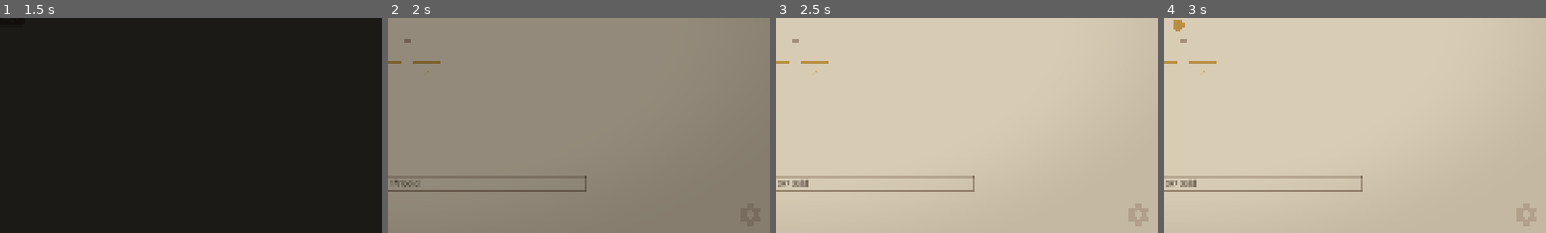
Above: before the commit, frames 1-4 (left to right).
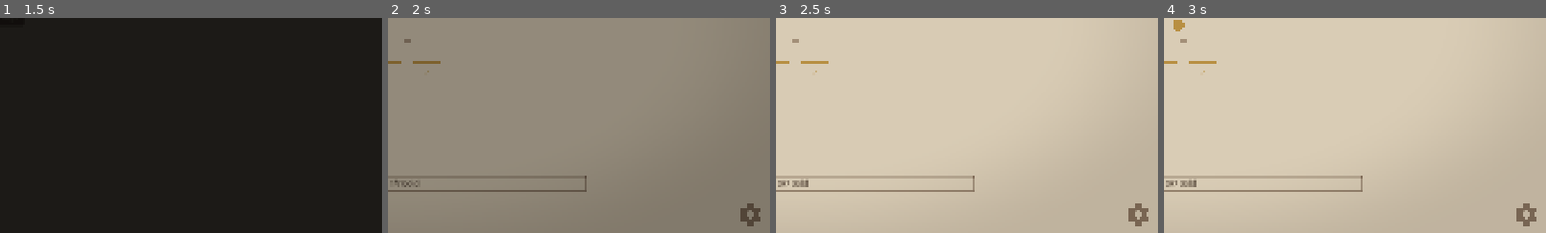
Above: after the commit, the same moments.

Repository: kjbrown-sandbox/pleenko
Game: Godot game, scene res://entities/main_menu/main_menu.tscn
Two runs of this game, one before a commit and one after it. Both use one fixed random seed, a clock stepped at 60 frames per second and the inputs below.
Inputs (mouse positions are % of the whole screen's width and height, from its top left):
- Up to frame 1 (1.5 s): click "Campaign" at 0.5 s; click "Campaign" at 1.25 s
- Up to frame 2 (2 s): no input
- Up to frame 3 (2.5 s): tap Enter at 2 s; move the mouse to (72, 45) at 2.02 s; hold Right (board_right) from 2.03 s (still down); hold Space (drop_coin) from 2.03 s (still down); click (72, 45) at 2.17 s
- Up to frame 4 (3 s): move the mouse to (30, 55) at 2.77 s; release Right (board_right) at 2.78 s; release Space (drop_coin) at 2.78 s; hold Down (challenges_down) from 2.78 s (still down); tap 1 (drop_unrefined) at 2.85 s
The pictures show only the part of the screen within x 50-100%, y 50-100%; the shares and areas given below are measured in that part.

Frame 1 is identical in both runs. In frame 2, 0.3% of the frame differs, in the area x 92-98%, y 86-97%; in frame 3, 0.3%; in frame 4, 0.3%.

Commit message:
Update some icon colors, bucket colors

Diff:
--- a/entities/bucket/bucket.gd
+++ b/entities/bucket/bucket.gd
@@ -42,7 +42,7 @@
 
 func mark_hit() -> void:
 	_is_hit = true
-	var hit_color: Color = ThemeProvider.theme.resolve(VisualTheme.Palette.BG_6)
+	var hit_color: Color = ThemeProvider.theme.hit_bucket_color
 	_base_material.albedo_color = hit_color
 	_label.modulate = hit_color
 
@@ -77,7 +77,7 @@
 	skull.transparent = true
 	var mat := ShaderMaterial.new()
 	mat.shader = SpriteTintShader
-	mat.set_shader_parameter("tint_color", t.resolve(VisualTheme.Palette.BG_6))
+	mat.set_shader_parameter("tint_color", t.hit_bucket_color)
 	mat.set_shader_parameter("icon_texture", SkullTexture)
 	skull.material_override = mat
 	add_child(skull)
--- a/entities/icon/icon.gd
+++ b/entities/icon/icon.gd
@@ -15,7 +15,7 @@
 	texture_normal = icon_texture
 	var mat := ShaderMaterial.new()
 	mat.shader = IconTintShader
-	mat.set_shader_parameter("tint_color", ThemeProvider.theme.resolve(color_source))
+	mat.set_shader_parameter("tint_color", ThemeProvider.theme.button_disabled_text_color)
 	material = mat
 	if interactive:
 		mouse_entered.connect(_on_mouse_entered)
@@ -30,4 +30,4 @@
 
 
 func _on_mouse_exited() -> void:
-	(material as ShaderMaterial).set_shader_parameter("tint_color", ThemeProvider.theme.resolve(color_source))
+	(material as ShaderMaterial).set_shader_parameter("tint_color", ThemeProvider.theme.button_disabled_text_color)
--- a/style_lab/presets/nier_parchment.tres
+++ b/style_lab/presets/nier_parchment.tres
@@ -24,6 +24,7 @@
 background_source = 5
 ambient_light_source = 3
 directional_light_source = 4
+hit_bucket_source = 15
 normal_text_source = 0
 body_text_source = 2
 overlay_opacity = 0.5
@@ -38,6 +39,5 @@
 button_border_source = 2
 board_glow_opacity = 0.03
 vignette_enabled = true
-vignette_intensity = 0.12
 vignette_radius = 0.7
 vignette_softness = 0.5
--- a/style_lab/visual_theme.gd
+++ b/style_lab/visual_theme.gd
@@ -56,6 +56,7 @@
 @export var directional_light_source: Palette = Palette.BG_6
 @export var peg_color_source: Palette = Palette.BG_4
 @export var high_multiplier_source: Palette = Palette.RED_LIGHT
+@export var hit_bucket_source: Palette = Palette.BG_6            # color for hit/target/forbidden buckets
 @export var normal_text_source: Palette = Palette.BG_6
 @export var body_text_source: Palette = Palette.BG_4
 @export var at_cap_text_source: Palette = Palette.RED_LIGHT
@@ -221,6 +222,8 @@
 	get: return resolve(peg_color_source)
 var high_multiplier_color: Color:
 	get: return resolve(high_multiplier_source)
+var hit_bucket_color: Color:
+	get: return resolve(hit_bucket_source)
 var normal_text_color: Color:
 	get: return resolve(normal_text_source)
 var body_text_color: Color:
@@ -426,7 +429,7 @@
 	if flash_white and material:
 		var flash_color := get_coin_color_light(currency)
 		material.albedo_color = flash_color
-		var rest_color: Color = resolve(Palette.BG_6) if is_hit else get_bucket_color(currency)
+		var rest_color: Color = hit_bucket_color if is_hit else get_bucket_color(currency)
 		var color_tween := node.create_tween()
 		color_tween.tween_property(material, "albedo_color", rest_color, bucket_pulse_duration) \
 			.set_ease(Tween.EASE_IN).set_trans(Tween.TRANS_QUAD)
